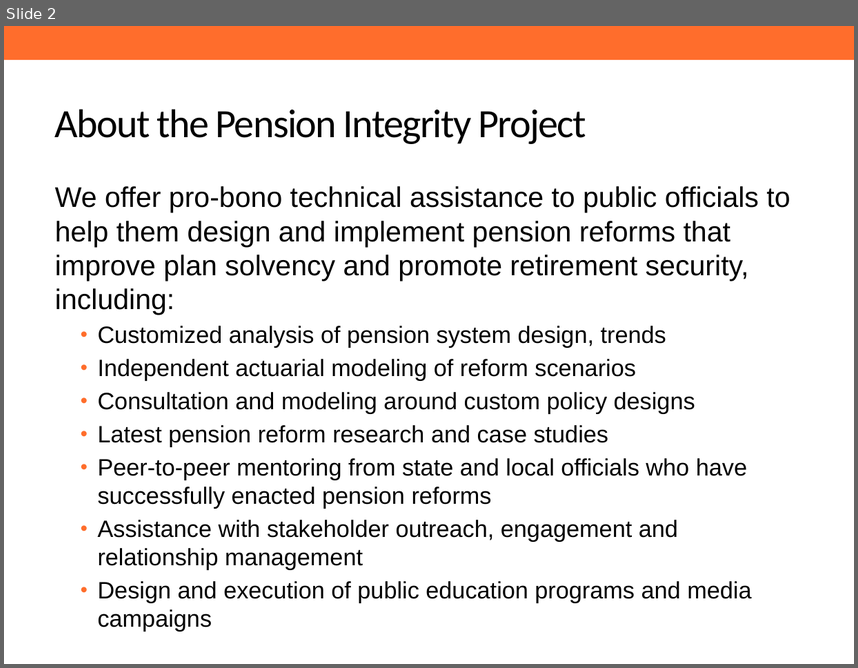
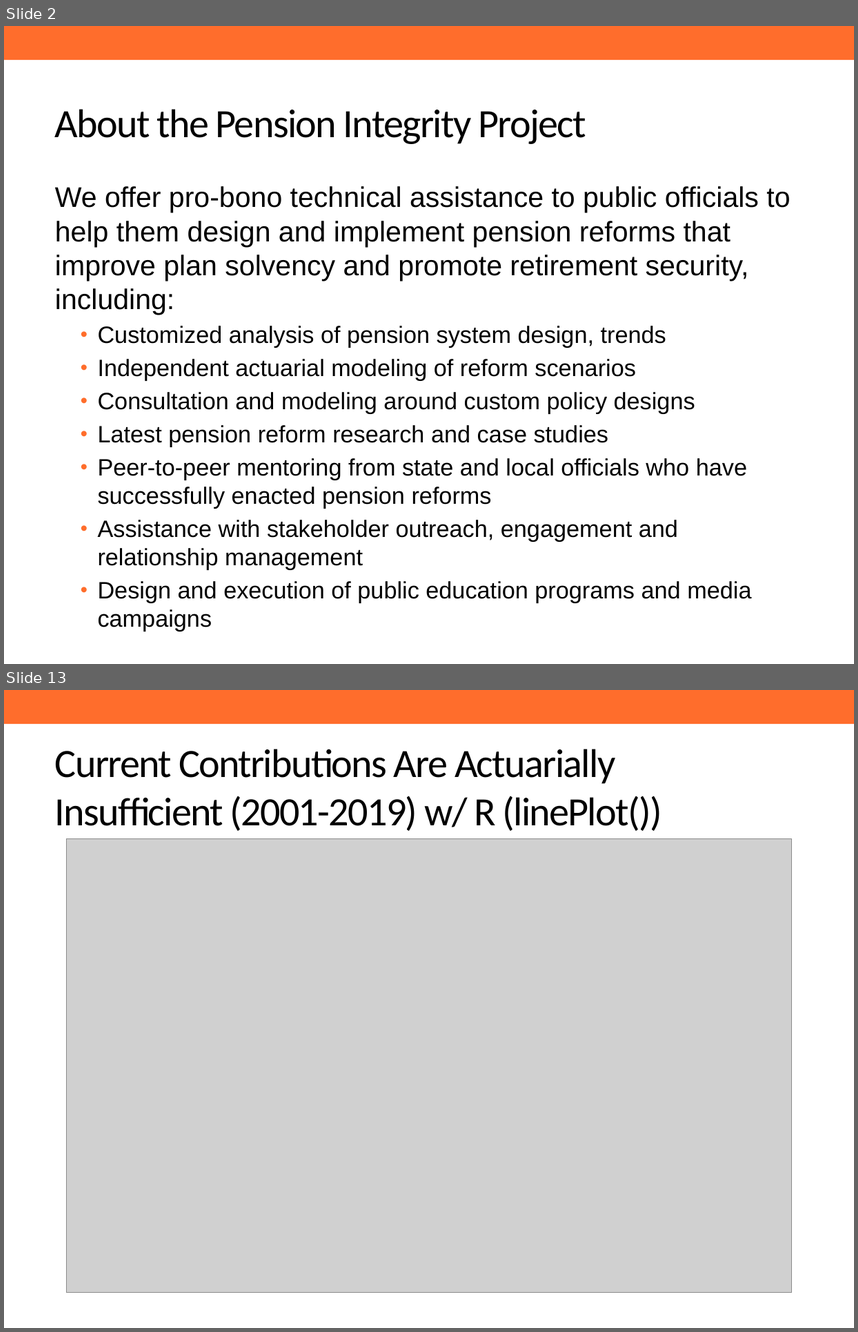
Before and after one commit to ReasonFoundation/GraphicsR, a slide deck: DeckUpdate/DPFPS_v1.0.pptx. Shown one above the other, each under a label of ours: slide 2 before the commit, slides 2 and 13 after it; the slides between them are not shown. The pictures are 858x668 and 858x1332 pixels, drawn with LibreOffice and Linux fonts; fonts in the diff are those of the drawing; grey boxes stand for pictures; background and template pictures are left out. Boxes give left, top, right and bottom in pixels: in the first picture for what was removed or moved away, otherwise in the second. Text is boxed around its words. In the diff, an @@ line names an element or a change of style, - is before the commit and + after.

```diff
--- a/DeckUpdate/DPFPS_v1.0.pptx
+++ b/DeckUpdate/DPFPS_v1.0.pptx
@@ slide 13 added at (4, 690, 854, 1328), background #FFFFFF; not listed: 1 template element that a slide beside it also shows @@
@@ title added at (55, 749, 662, 831), 34 pt, text #000000 @@
+Current Contributions Are Actuarially Insufficient (2001-2019) w/ R (linePlot())
@@ picture added at (67, 839, 792, 1292) @@
```
Also in this commit, not shown: 9 slides changed, 2 other slides added, 1 slide removed, 9 other files.
